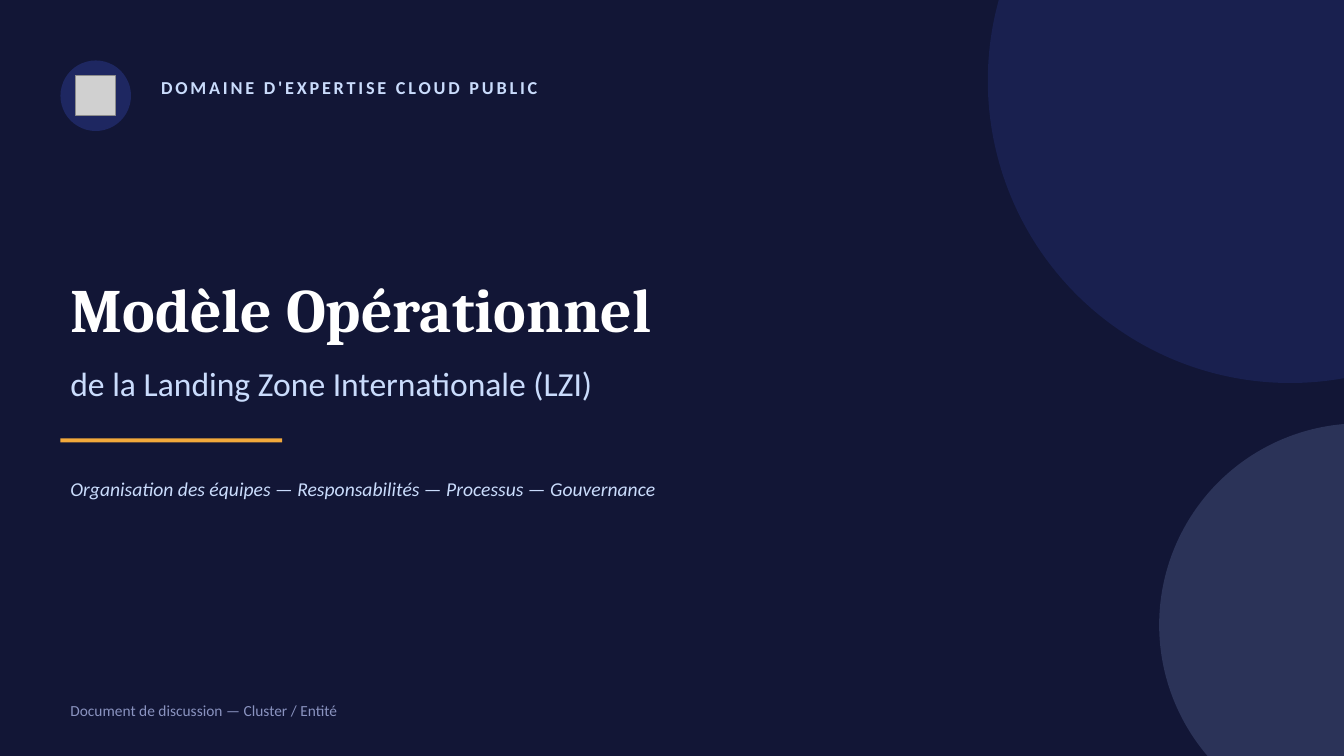
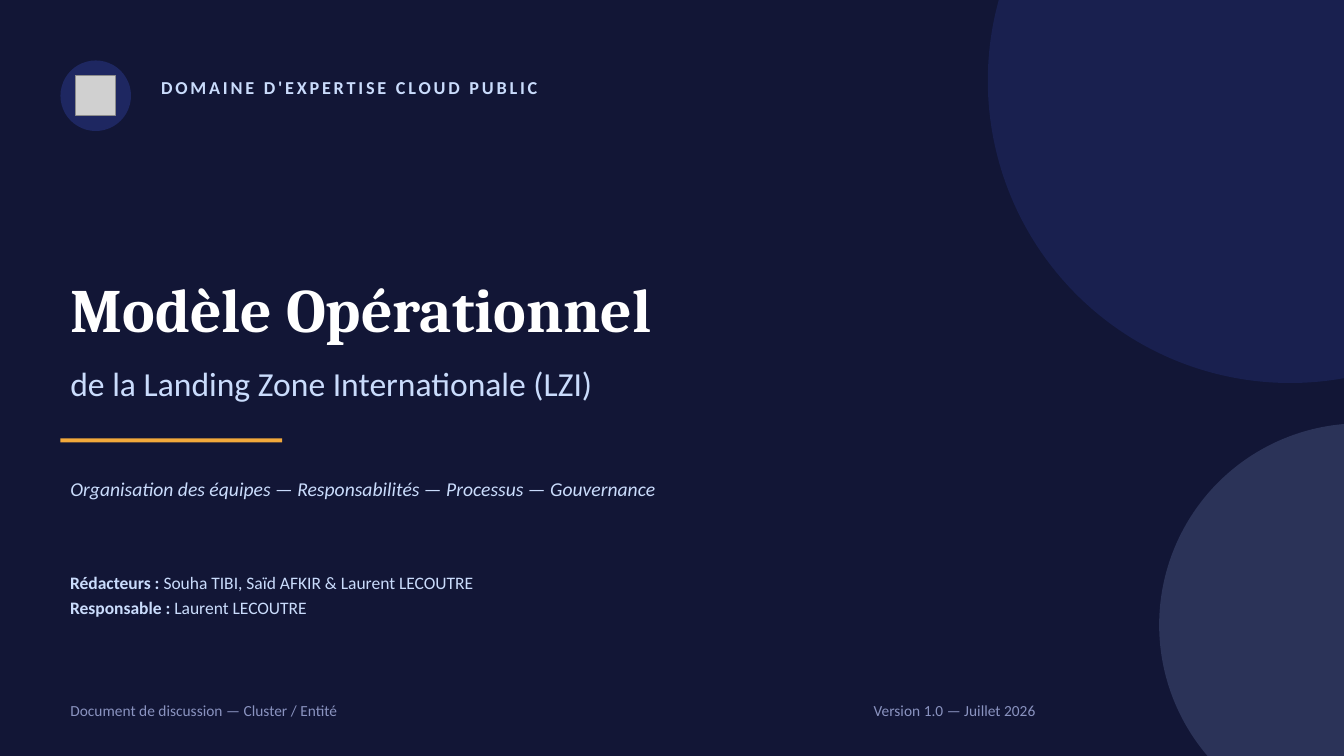
Before and after one commit to malphodo/newsfs, a slide deck: slide 1 of Modele_Operationnel_LZI.pptx. Drawn at 1344x756 pixels with LibreOffice and Linux fonts; fonts in the diff are those of the drawing; grey boxes stand for pictures. Boxes give left, top, right and bottom in pixels: in the first picture for what was removed or moved away, otherwise in the second. Text is boxed around its words. In the diff, an @@ line names an element or a change of style, - is before the commit and + after.

```diff
--- a/Modele_Operationnel_LZI.pptx
+++ b/Modele_Operationnel_LZI.pptx
@@ text added at (x1=70, y1=576, x2=473, y2=617), 12.5 pt, text #CADCFC @@
+Rédacteurs : Souha TIBI, Saïd AFKIR & Laurent LECOUTRE
+Responsable : Laurent LECOUTRE
@@ text added at (x1=874, y1=705, x2=1035, y2=716), 11 pt, text #8A93C0 @@
+Version 1.0 — Juillet 2026
```
Also in this commit, not shown: 8 other slides changed, 5 slides added.
